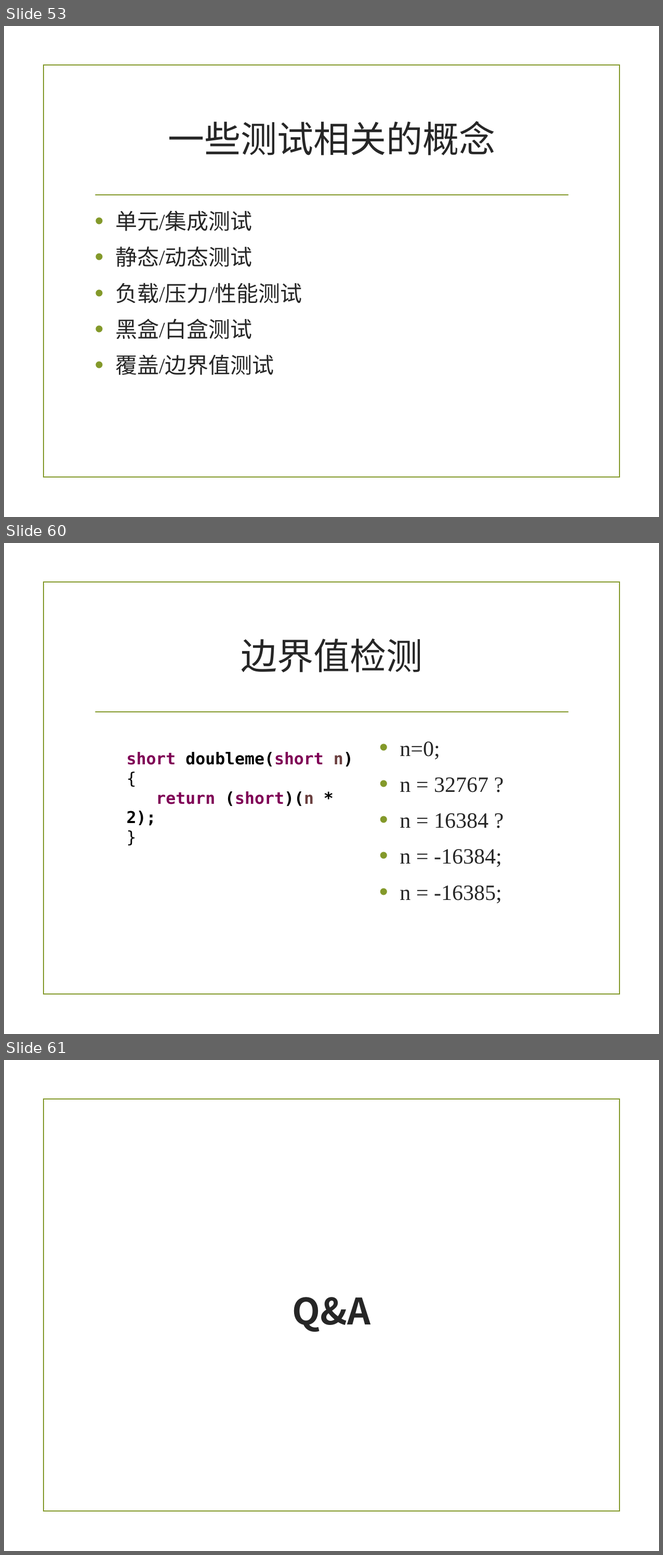
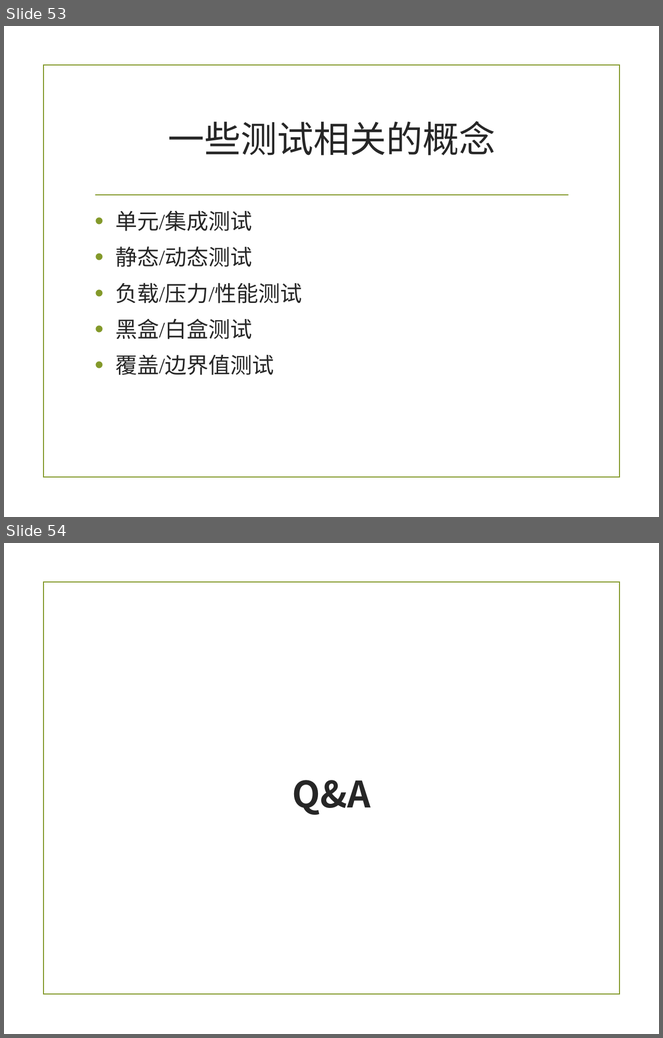
Before and after one commit to zuoshenghuang/curriculum, a slide deck: software/Ch_4_pro.pptx. Shown one above the other, each under a label of ours: slides 53, 60 and 61 before the commit, slides 53 and 54 after it; the slides between them are not shown. The pictures are 663x1555 and 663x1038 pixels, drawn with LibreOffice and Linux fonts; fonts in the diff are those of the drawing; background and template pictures are left out. Boxes give left, top, right and bottom in pixels: in the first picture for what was removed or moved away, otherwise in the second. Text is boxed around its words. In the diff, an @@ line names an element or a change of style, - is before the commit and + after.

```diff
--- a/software/Ch_4_pro.pptx
+++ b/software/Ch_4_pro.pptx
@@ slide 60 removed at (4, 543, 659, 1034), background picture (left out); not listed: 2 template elements that a slide beside it also shows @@
@@ title removed at (241, 639, 423, 672) @@
-边界值检测
@@ text removed at (400, 742, 502, 904) @@
-• n=0;
-• n = 32767 ?
-• n = 16384 ?
-• n = -16384;
-• n = -16385;
@@ text removed at (127, 752, 353, 826) @@
-short doubleme(short n)
-{
-return (short)(n * 2);
-}
@@ what was slide 61 is now slide 54 @@
```
Also in this commit, not shown: 4 slides changed, 6 other slides removed, 4 other files.
